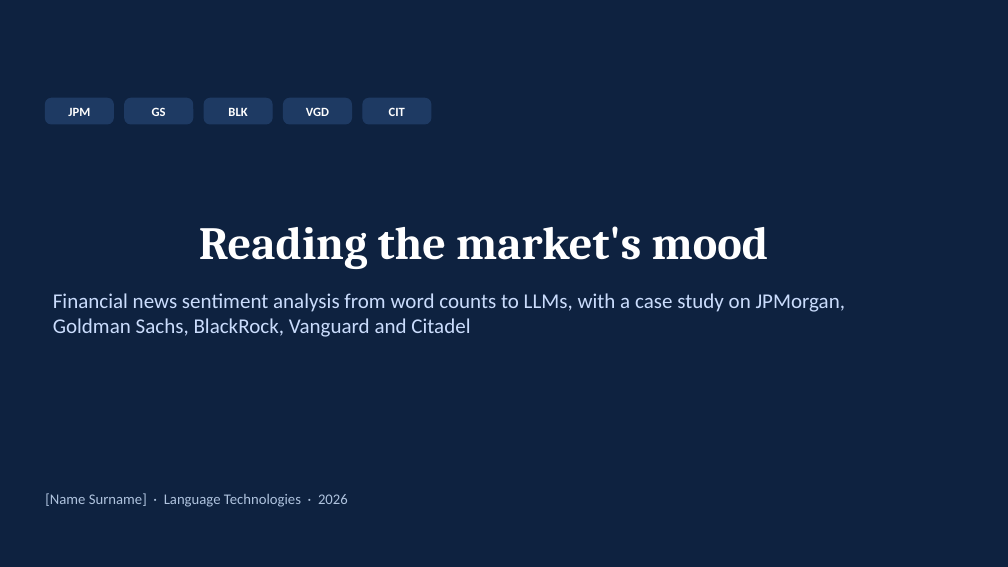
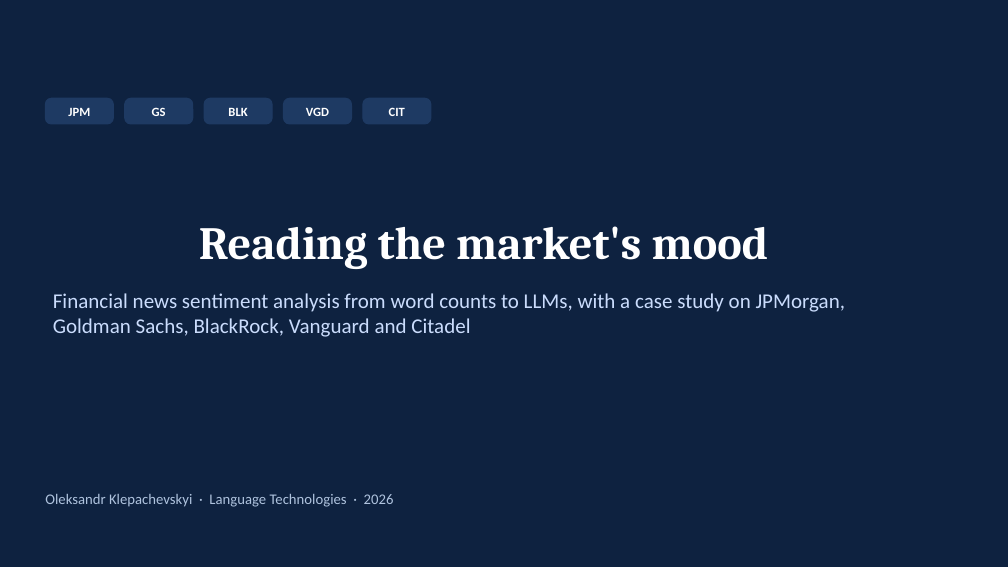
Before and after one commit to alexklep04-bit/financial-news-sentiment, a slide deck: slide 1 of slides/Financial_News_Sentiment_slides.pptx. Drawn at 1008x567 pixels with LibreOffice and Linux fonts; fonts in the diff are those of the drawing. Boxes give left, top, right and bottom in pixels: in the first picture for what was removed or moved away, otherwise in the second. Text is boxed around its words. In the diff, an @@ line names an element or a change of style, - is before the commit and + after.

Commit message:
Fix table of contents, small text edits, name on the slides

```diff
--- a/slides/Financial_News_Sentiment_slides.pptx
+++ b/slides/Financial_News_Sentiment_slides.pptx
@@ text at (45,494,394,507): text changed @@
-[Name Surname] · Language Technologies · 2026
+Oleksandr Klepachevskyi · Language Technologies · 2026
```
Also in this commit, not shown: 4 other files.
